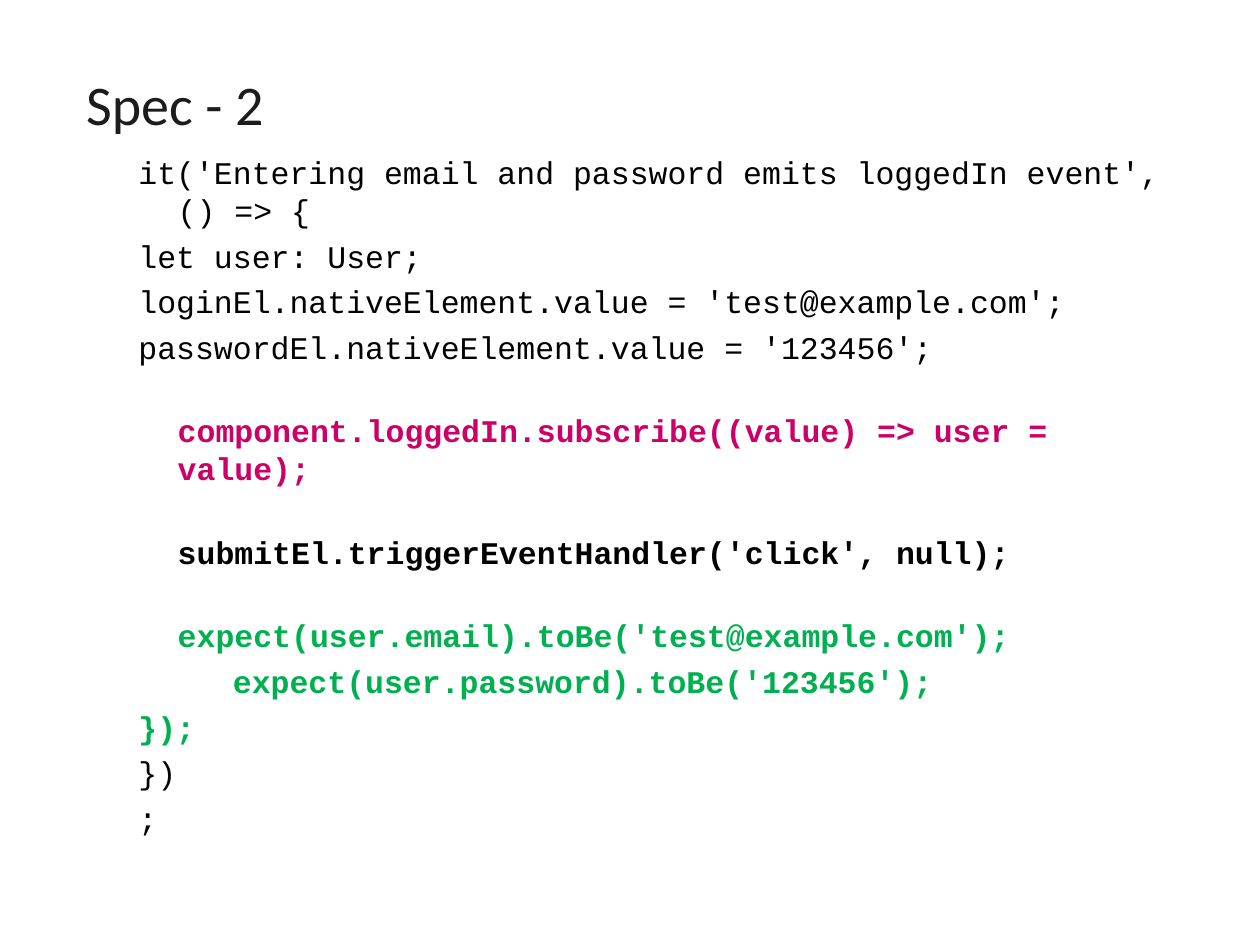
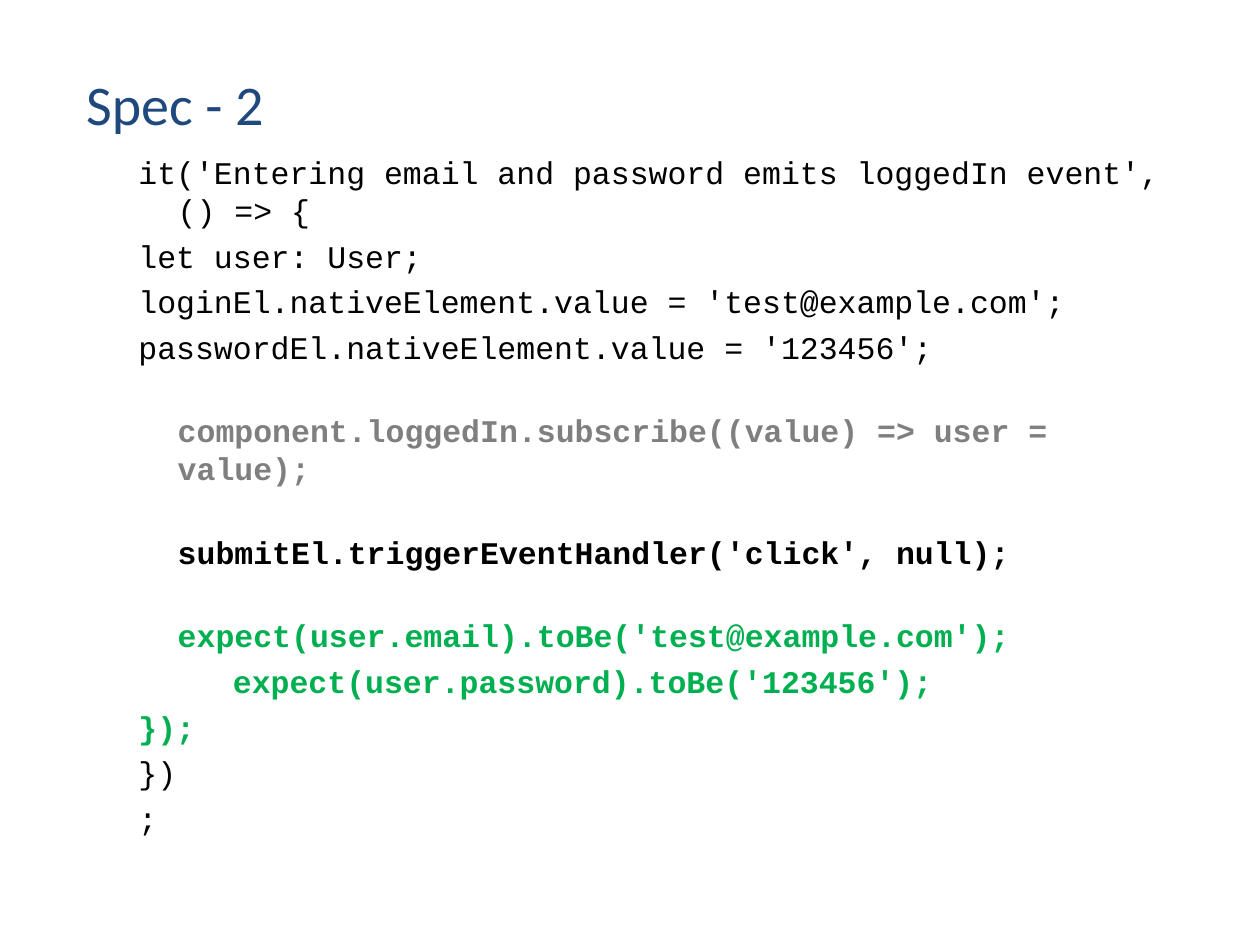
Before and after one commit to vishnumvn/AngularJS_Tut, a slide deck: slide 124 of Materials/Angular_Module02.ppt. Drawn at 1260x945 pixels with LibreOffice and Linux fonts; fonts in the diff are those of the drawing. Boxes give left, top, right and bottom in pixels: in the first picture for what was removed or moved away, otherwise in the second. Text is boxed around its words. In the diff, an @@ line names an element or a change of style, - is before the commit and + after.

```diff
--- a/Materials/Angular_Module02.ppt
+++ b/Materials/Angular_Module02.ppt
@@ title "Spec - 2" at [86, 88, 263, 134]: text colour #1C1C1C to #1F497D @@
@@ text at [178, 420, 1010, 487]: text colour #CC0066 to #7F7F7F in "component.loggedIn.subscribe((value) => user = value);" @@
```
Also in this commit, not shown: 116 other slides changed, 57 other files.
